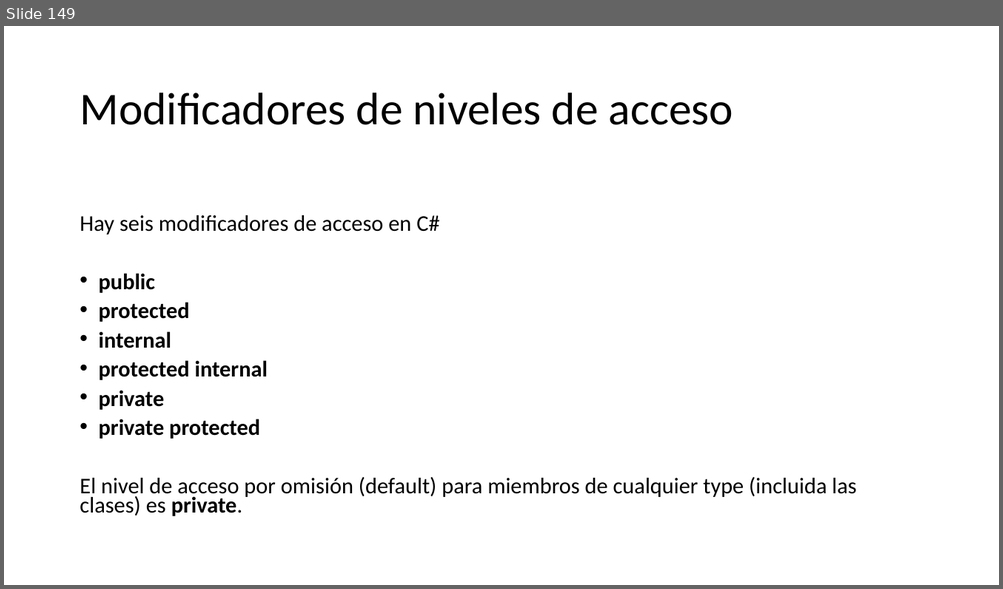
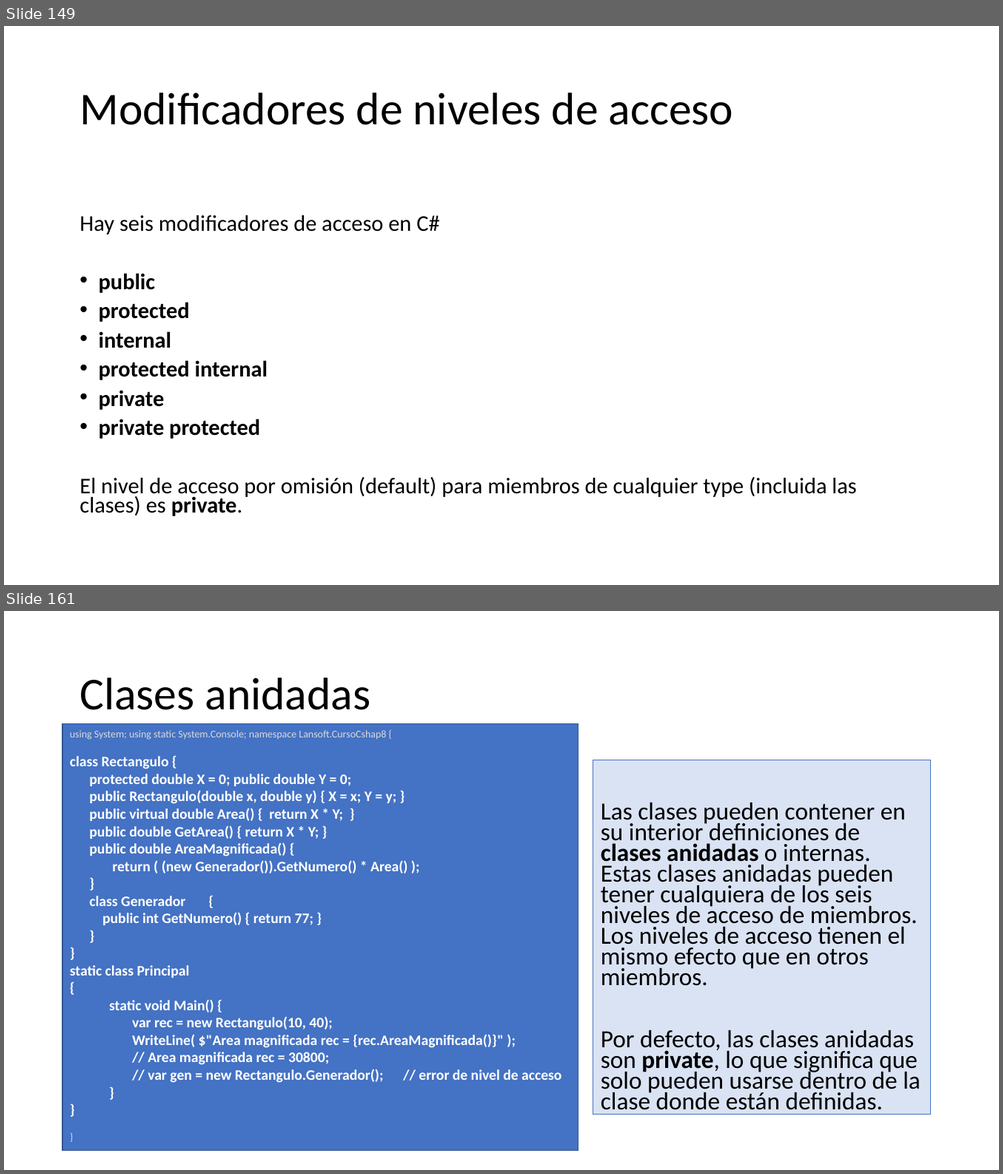
Before and after one commit to AlbertOsinaga/CursoCSharp__8, a slide deck: CSharpQuickReferencia.pptx. Shown one above the other, each under a label of ours: slide 149 before the commit, slides 149 and 161 after it; the slides between them are not shown. The pictures are 1003x589 and 1003x1174 pixels, drawn with LibreOffice and Linux fonts; fonts in the diff are those of the drawing. Boxes give left, top, right and bottom in pixels: in the first picture for what was removed or moved away, otherwise in the second. Text is boxed around its words. In the diff, an @@ line names an element or a change of style, - is before the commit and + after.

Commit message:
V 2020 05 02 PPT CQR Slides 161

```diff
--- a/CSharpQuickReferencia.pptx
+++ b/CSharpQuickReferencia.pptx
@@ slide 161 added at <box>4,611,999,1170</box>, background #FFFFFF @@
@@ title added at <box>79,678,371,710</box>, 44 pt, text #000000 @@
+Clases anidadas
@@ rectangle added at <box>62,723,578,1150</box>, fill #4472C4, outline #325491 1 pt, 14 pt, text #FFFFFF, bold @@
+using System; using static System.Console; namespace Lansoft.CursoCshap8 {
+class Rectangulo {
+protected double X = 0; public double Y = 0;
+public Rectangulo(double x, double y) { X = x; Y = y; }
+public virtual double Area() { return X * Y; }
+public double GetArea() { return X * Y; }
+public double AreaMagnificada() {
+return ( (new Generador()).GetNumero() * Area() );
+}
+class Generador {
+public int GetNumero() { return 77; }
+}
+}
+static class Principal
+{
+static void Main() {
+var rec = new Rectangulo(10, 40);
+WriteLine( $"Area magnificada rec = {rec.AreaMagnificada()}" );
+// Area magnificada rec = 30800;
+// var gen = new Rectangulo.Generador(); // error de nivel de acceso
+}
+}
+}
@@ text added at <box>594,760,930,1116</box>, fill #DAE3F3, outline #4472C4 0.75 pt, 23.8 pt, text #000000 @@
+Las clases pueden contener en su interior definiciones de clases anidadas o internas. Estas clases anidadas pueden tener cualquiera de los seis niveles de acceso de miembros. Los niveles de acceso tienen el mismo efecto que en otros miembros.
+Por defecto, las clases anidadas son private, lo que significa que solo pueden usarse dentro de la clase donde están definidas.
```
Also in this commit, not shown: 1 slide changed, 10 other slides added.
